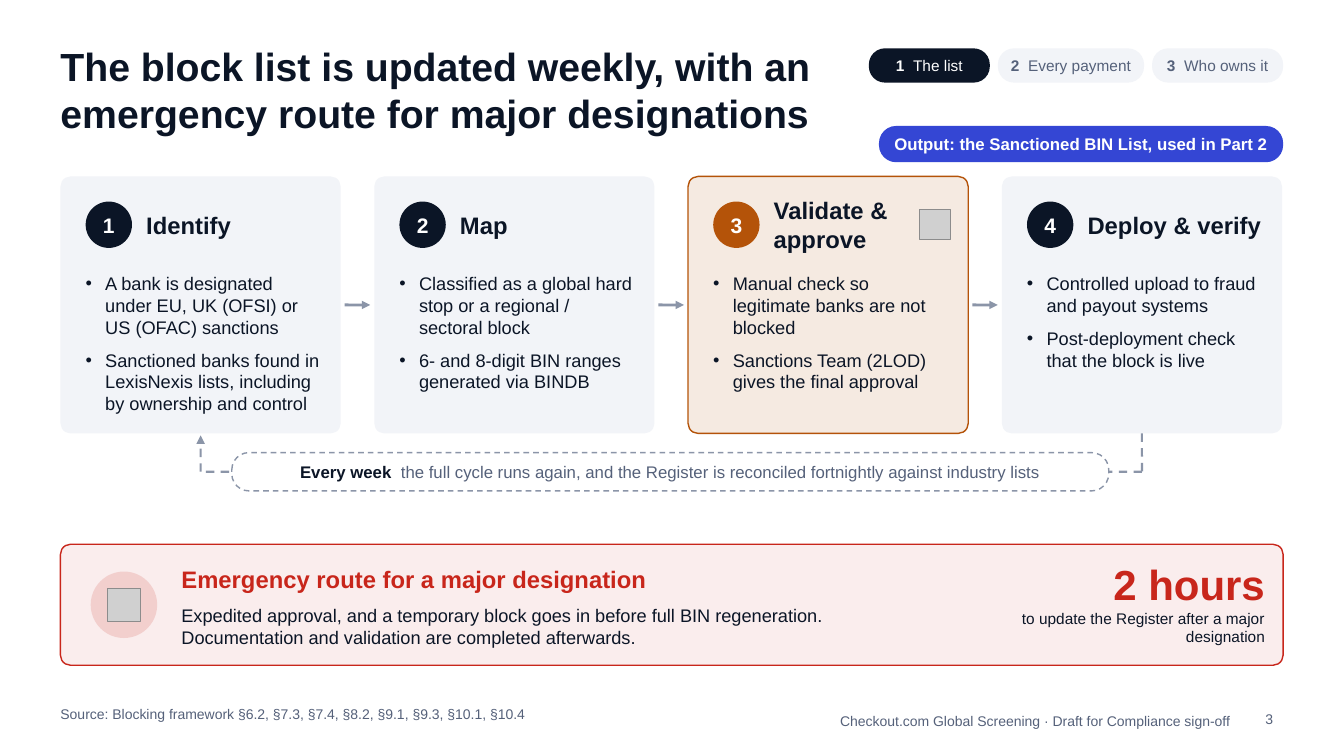
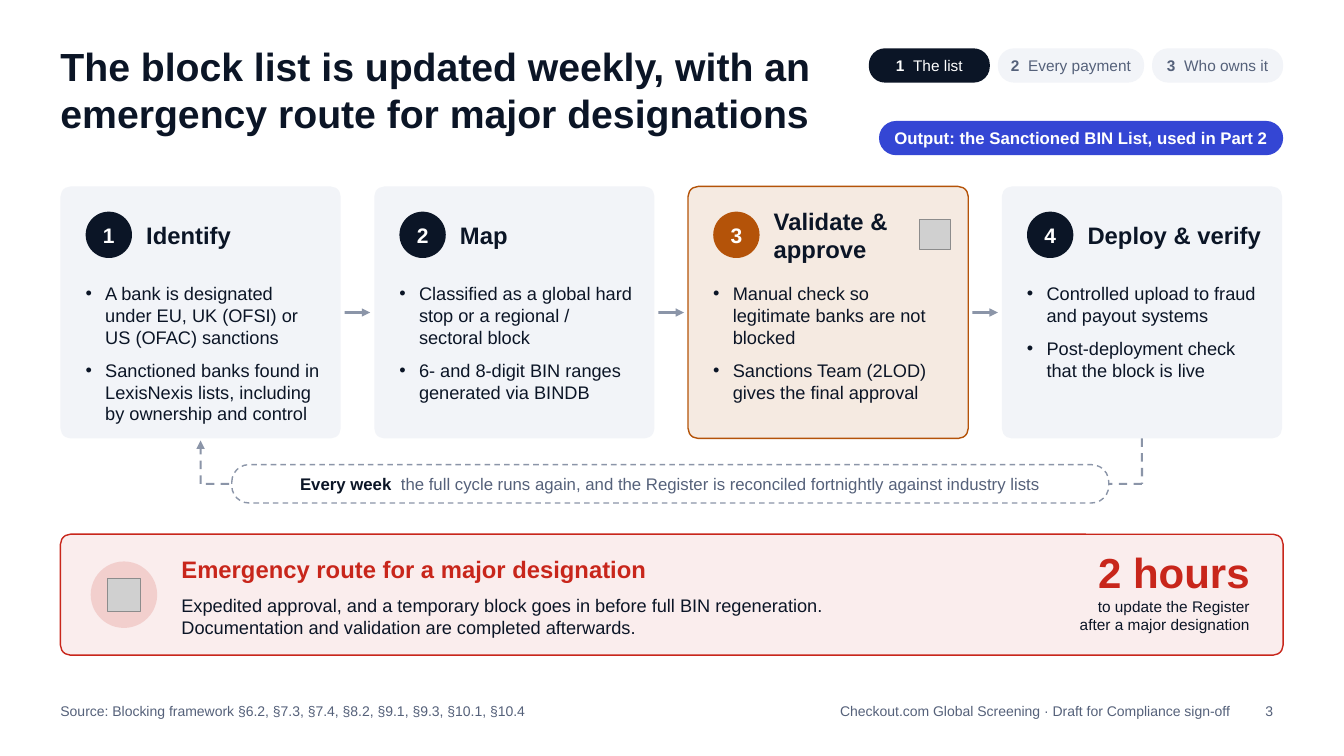
Before and after one commit to danielslonim-art/Screening, a slide deck: slide 3 of summit/bin-blocking-flow/deck/bin-blocking-summit-deck.pptx. Drawn at 1344x756 pixels with LibreOffice and Linux fonts; fonts in the diff are those of the drawing; grey boxes stand for pictures. Boxes give left, top, right and bottom in pixels: in the first picture for what was removed or moved away, otherwise in the second. Text is boxed around its words. In the diff, an @@ line names an element or a change of style, - is before the commit and + after.

```diff
--- a/summit/bin-blocking-flow/deck/bin-blocking-summit-deck.pptx
+++ b/summit/bin-blocking-flow/deck/bin-blocking-summit-deck.pptx
@@ rounded rectangle "Output: the Sanctioned BIN List, ...": place and size @@
-rounded rectangle "Output: the Sanctioned BIN List, ..." at bbox=[879, 126, 1284, 162]
+rounded rectangle "Output: the Sanctioned BIN List, ..." at bbox=[879, 121, 1284, 155]
@@ rounded rectangle: place and size @@
-rounded rectangle at bbox=[60, 176, 341, 434]
+rounded rectangle at bbox=[60, 187, 341, 439]
@@ rounded rectangle: place and size @@
-rounded rectangle at bbox=[374, 176, 654, 434]
+rounded rectangle at bbox=[374, 187, 654, 439]
@@ rounded rectangle: place and size @@
-rounded rectangle at bbox=[689, 176, 969, 434]
+rounded rectangle at bbox=[689, 187, 969, 439]
@@ proportions changed in 5 elements at bbox=[879, 121, 1284, 155], bbox=[60, 187, 341, 439], bbox=[374, 187, 654, 439], bbox=[689, 187, 969, 439], bbox=[1002, 187, 1282, 439] @@
@@ rounded rectangle: place and size @@
-rounded rectangle at bbox=[1002, 176, 1282, 434]
+rounded rectangle at bbox=[1002, 187, 1282, 439]
@@ text "A bank is designated under ...": place and size @@
-text "A bank is designated under ..." at bbox=[105, 276, 319, 414]
+text "A bank is designated under ..." at bbox=[105, 286, 319, 424]
@@ text "Classified as a global hard ...": place and size @@
-text "Classified as a global hard ..." at bbox=[419, 276, 632, 392]
+text "Classified as a global hard ..." at bbox=[419, 286, 632, 403]
@@ text "Manual check so legitimate banks ...": place and size @@
-text "Manual check so legitimate banks ..." at bbox=[733, 276, 927, 392]
+text "Manual check so legitimate banks ..." at bbox=[733, 286, 927, 403]
@@ text "Controlled upload to fraud and ...": place and size @@
-text "Controlled upload to fraud and ..." at bbox=[1047, 276, 1255, 367]
+text "Controlled upload to fraud and ..." at bbox=[1047, 286, 1255, 377]
@@ arrow moved from (201, 472) - (201, 436) to (201, 484) - (201, 441) @@
@@ line moved from (1142, 434) - (1142, 472) to (1142, 439) - (1142, 484) @@
@@ 5 texts, 4 ellipses, 3 arrows, 1 picture, 1 line, 1 rounded rectangle: place and size @@
-5 texts, 4 ellipses, 3 arrows, 1 picture, 1 line, 1 rounded rectangle at bbox=[86, 201, 1261, 491]
+5 texts, 4 ellipses, 3 arrows, 1 picture, 1 line, 1 rounded rectangle at bbox=[86, 212, 1261, 503]
@@ text "2 hours": place and size @@
-text "2 hours" at bbox=[1022, 569, 1265, 645]
+text "2 hours" at bbox=[1080, 557, 1250, 633]
@@ text at bbox=[1080, 601, 1250, 633]: text changed @@
-to update the Register after a major designation
+to update the Register
+after a major designation
@@ text "Source: Blocking framework §6.2, §7.3, ..." at bbox=[60, 706, 525, 719]: vertical alignment top to middle @@
@@ 3 texts, 1 picture, 1 page number, 1 rounded rectangle, 1 ellipse: place and size @@
-3 texts, 1 picture, 1 page number, 1 rounded rectangle, 1 ellipse at bbox=[60, 544, 1284, 729]
+3 texts, 1 picture, 1 page number, 1 rounded rectangle, 1 ellipse at bbox=[60, 534, 1284, 719]
@@ page number at bbox=[1265, 706, 1273, 716]: vertical alignment top to middle @@
```
Also in this commit, not shown: 6 other slides changed, 1 slide added, 1 slide removed, 3 other files.
